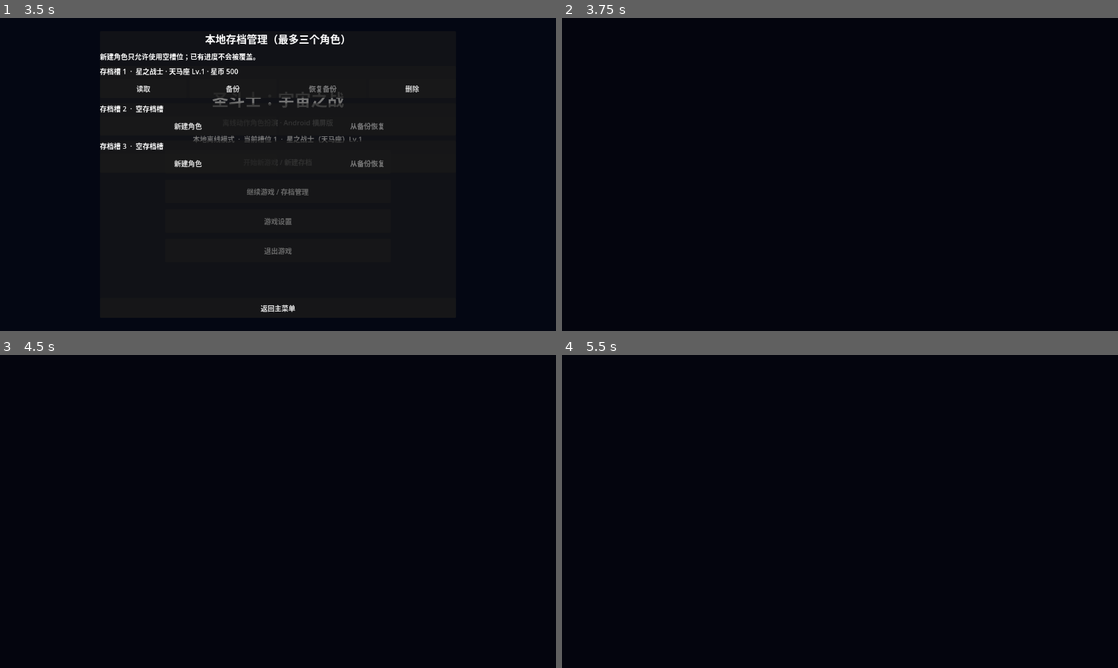
Above: before the commit, frames 1-4 (two rows, left to right).
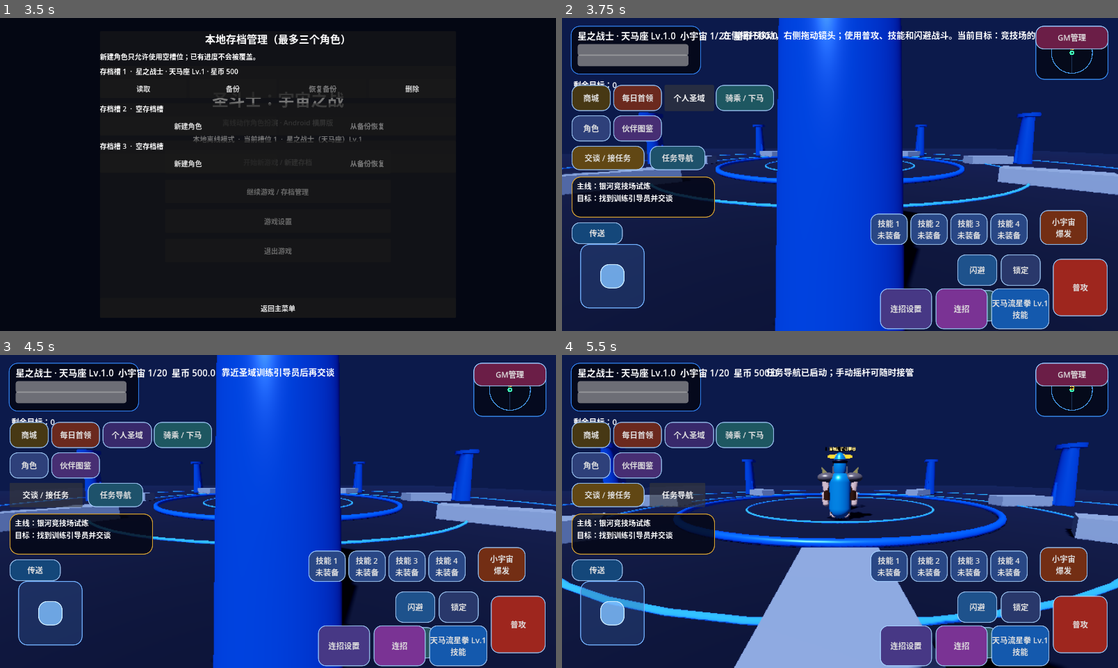
Above: after the commit, the same moments.

Repository: Qazwesrd/Saint-Seiya-Universe-War
Game: Godot game, scene res://scenes/main_menu.tscn
Same seed, same stepped clock (60 frames per second), same inputs: the game is played once before the commit and once after it.
Inputs (mouse positions are in pixels of both pictures, inside the frame that each line leads up to):
- Up to frame 1 (3.5 s): click "开始新游戏 / 新建存档" at 0.5 s; click "开始新游戏 / 新建存档" at 1.25 s; click "继续游戏 / 存档管理" at 2 s; click "游戏设置" at 2.75 s
- Up to frame 2 (3.75 s): click "读取" at 3.5 s
- Up to frame 3 (4.5 s): click (44, 495) at 4.25 s, where only the run after the commit has a clickable "交谈 / 接任务"
- Up to frame 4 (5.5 s): click (678, 495) at 5 s, where only the run after the commit has a clickable "任务导航"

Frame 1 is identical in both runs. In frame 2, 95% of the frame differs, in the area x 0-100%, y 0-100%; in frame 3, 95%; in frame 4, 95%.
Error before the commit: Parse Error: Could not preload resource script "res://scripts/enemy.gd". (res://scripts/game.gd:3)

Commit message:
Fix enemy visual script indentation

Diff:
--- a/game/scripts/enemy.gd
+++ b/game/scripts/enemy.gd
@@ -187,96 +187,96 @@
     add_child(telegraph_mesh)
 
 func _add_enemy_visual(mesh: Mesh, local_position: Vector3, local_scale: Vector3, color: Color, metallic: float) -> MeshInstance3D:
-	var part := MeshInstance3D.new()
-	part.mesh = mesh
-	part.position = local_position
-	part.scale = local_scale
-	var material := StandardMaterial3D.new()
-	material.albedo_color = color
-	material.metallic = clampf(metallic, 0.0, 1.0)
-	material.roughness = 0.24
-	material.emission_enabled = true
-	material.emission = color * 0.055
-	part.material_override = material
-	add_child(part)
-	return part
+    var part := MeshInstance3D.new()
+    part.mesh = mesh
+    part.position = local_position
+    part.scale = local_scale
+    var material := StandardMaterial3D.new()
+    material.albedo_color = color
+    material.metallic = clampf(metallic, 0.0, 1.0)
+    material.roughness = 0.24
+    material.emission_enabled = true
+    material.emission = color * 0.055
+    part.material_override = material
+    add_child(part)
+    return part
 
 func _build_enemy_armor_visuals(profile: Dictionary, radius: float, height: float) -> void:
-	var accent: Color = profile.get("accent", _base_color.lightened(0.3))
-	var secondary: Color = profile.get("secondary", _base_color.darkened(0.3))
-	var metallic := float(profile.get("metallic", 0.72))
-	var width := float(profile.get("shoulder_width", 1.0))
-	var helmet := SphereMesh.new()
-	helmet.radius = radius * 0.52
-	helmet.height = radius * 0.72
-	_add_enemy_visual(helmet, Vector3(0.0, height * 0.84, -radius * 0.08), Vector3(1.0, 0.82, 0.92), accent, metallic)
-	var waist := BoxMesh.new()
-	waist.size = Vector3(radius * 1.32, height * 0.12, radius * 0.68)
-	_add_enemy_visual(waist, Vector3(0.0, height * 0.39, -radius * 0.18), Vector3.ONE, secondary, metallic * 0.9)
-	var forearm := CylinderMesh.new()
-	forearm.top_radius = radius * 0.19
-	forearm.bottom_radius = radius * 0.25
-	forearm.height = height * 0.2
-	for side in [-1.0, 1.0]:
-		var guard := _add_enemy_visual(forearm, Vector3(side * radius * 0.72, height * 0.43, -radius * 0.42), Vector3.ONE, accent, metallic)
-		guard.rotation.z = side * 0.12
-		var greave := BoxMesh.new()
-		greave.size = Vector3(radius * 0.34, height * 0.22, radius * 0.48)
-		_add_enemy_visual(greave, Vector3(side * radius * 0.28, height * 0.15, -radius * 0.12), Vector3.ONE, secondary, metallic * 0.82)
-		var shoulder_scale := Vector3(width, 1.0, 1.0)
-		var shoulder_cap := SphereMesh.new()
-		shoulder_cap.radius = radius * 0.38
-		shoulder_cap.height = radius * 0.62
-		_add_enemy_visual(shoulder_cap, Vector3(side * radius * 0.82, height * 0.69, 0.0), shoulder_scale, accent, metallic)
-	var crest := str(profile.get("crest", "crest"))
-	var crest_mesh: Mesh
-	match crest:
-		"horn":
-			var horn := PrismMesh.new()
-			horn.size = Vector3(radius * 0.2, radius * 0.72, radius * 0.2)
-			crest_mesh = horn
-		"fin":
-			var fin := PrismMesh.new()
-			fin.size = Vector3(radius * 0.22, radius * 0.82, radius * 0.16)
-			crest_mesh = fin
-		"rune":
-			var rune := TorusMesh.new()
-			rune.inner_radius = radius * 0.12
-			rune.outer_radius = radius * 0.22
-			crest_mesh = rune
-		"halo":
-			var crest_halo := TorusMesh.new()
-			crest_halo.inner_radius = radius * 0.28
-			crest_halo.outer_radius = radius * 0.36
-			crest_mesh = crest_halo
-		"void":
-			var void_spike := PrismMesh.new()
-			void_spike.size = Vector3(radius * 0.34, radius * 0.9, radius * 0.3)
-			crest_mesh = void_spike
-		_:
-			var crest_plate := PrismMesh.new()
-			crest_plate.size = Vector3(radius * 0.48, radius * 0.56, radius * 0.18)
-			crest_mesh = crest_plate
-	var crest_node := _add_enemy_visual(crest_mesh, Vector3(0.0, height * 1.04, -radius * 0.05), Vector3.ONE, accent, metallic)
-	if crest in ["horn", "fin", "void"]:
-		crest_node.rotation.z = PI
-	elif crest == "rune":
-		crest_node.rotation.x = deg_to_rad(90.0)
-	if bool(profile.get("winged", false)):
-		var wing := PrismMesh.new()
-		wing.size = Vector3(radius * 0.72, height * 0.48, radius * 0.18)
-		for side in [-1.0, 1.0]:
-			var wing_node := _add_enemy_visual(wing, Vector3(side * radius * 0.88, height * 0.76, radius * 0.24), Vector3(1.0, 1.0, 0.62), accent, metallic)
-			wing_node.rotation.z = -side * 0.42
-	if bool(profile.get("halo", false)):
-		var halo_mesh := TorusMesh.new()
-		halo_mesh.inner_radius = radius * 0.72
-		halo_mesh.outer_radius = radius * 0.84
-		var halo_node := _add_enemy_visual(halo_mesh, Vector3(0.0, height * 1.12, 0.0), Vector3.ONE, accent, metallic)
-		halo_node.rotation.x = deg_to_rad(72.0)
-		var halo_material := halo_node.material_override as StandardMaterial3D
-		halo_material.emission = accent * float(profile.get("glow", 0.2))
-		halo_material.shading_mode = BaseMaterial3D.SHADING_MODE_UNSHADED
+    var accent: Color = profile.get("accent", _base_color.lightened(0.3))
+    var secondary: Color = profile.get("secondary", _base_color.darkened(0.3))
+    var metallic := float(profile.get("metallic", 0.72))
+    var width := float(profile.get("shoulder_width", 1.0))
+    var helmet := SphereMesh.new()
+    helmet.radius = radius * 0.52
+    helmet.height = radius * 0.72
+    _add_enemy_visual(helmet, Vector3(0.0, height * 0.84, -radius * 0.08), Vector3(1.0, 0.82, 0.92), accent, metallic)
+    var waist := BoxMesh.new()
+    waist.size = Vector3(radius * 1.32, height * 0.12, radius * 0.68)
+    _add_enemy_visual(waist, Vector3(0.0, height * 0.39, -radius * 0.18), Vector3.ONE, secondary, metallic * 0.9)
+    var forearm := CylinderMesh.new()
+    forearm.top_radius = radius * 0.19
+    forearm.bottom_radius = radius * 0.25
+    forearm.height = height * 0.2
+    for side in [-1.0, 1.0]:
+        var guard := _add_enemy_visual(forearm, Vector3(side * radius * 0.72, height * 0.43, -radius * 0.42), Vector3.ONE, accent, metallic)
+        guard.rotation.z = side * 0.12
+        var greave := BoxMesh.new()
+        greave.size = Vector3(radius * 0.34, height * 0.22, radius * 0.48)
+        _add_enemy_visual(greave, Vector3(side * radius * 0.28, height * 0.15, -radius * 0.12), Vector3.ONE, secondary, metallic * 0.82)
+        var shoulder_scale := Vector3(width, 1.0, 1.0)
+        var shoulder_cap := SphereMesh.new()
+        shoulder_cap.radius = radius * 0.38
+        shoulder_cap.height = radius * 0.62
+        _add_enemy_visual(shoulder_cap, Vector3(side * radius * 0.82, height * 0.69, 0.0), shoulder_scale, accent, metallic)
+    var crest := str(profile.get("crest", "crest"))
+    var crest_mesh: Mesh
+    match crest:
+        "horn":
+            var horn := PrismMesh.new()
+            horn.size = Vector3(radius * 0.2, radius * 0.72, radius * 0.2)
+            crest_mesh = horn
+        "fin":
+            var fin := PrismMesh.new()
+            fin.size = Vector3(radius * 0.22, radius * 0.82, radius * 0.16)
+            crest_mesh = fin
+        "rune":
+            var rune := TorusMesh.new()
+            rune.inner_radius = radius * 0.12
+            rune.outer_radius = radius * 0.22
+            crest_mesh = rune
+        "halo":
+            var crest_halo := TorusMesh.new()
+            crest_halo.inner_radius = radius * 0.28
+            crest_halo.outer_radius = radius * 0.36
+            crest_mesh = crest_halo
+        "void":
+            var void_spike := PrismMesh.new()
+            void_spike.size = Vector3(radius * 0.34, radius * 0.9, radius * 0.3)
+            crest_mesh = void_spike
+        _:
+            var crest_plate := PrismMesh.new()
+            crest_plate.size = Vector3(radius * 0.48, radius * 0.56, radius * 0.18)
+            crest_mesh = crest_plate
+    var crest_node := _add_enemy_visual(crest_mesh, Vector3(0.0, height * 1.04, -radius * 0.05), Vector3.ONE, accent, metallic)
+    if crest in ["horn", "fin", "void"]:
+        crest_node.rotation.z = PI
+    elif crest == "rune":
+        crest_node.rotation.x = deg_to_rad(90.0)
+    if bool(profile.get("winged", false)):
+        var wing := PrismMesh.new()
+        wing.size = Vector3(radius * 0.72, height * 0.48, radius * 0.18)
+        for side in [-1.0, 1.0]:
+            var wing_node := _add_enemy_visual(wing, Vector3(side * radius * 0.88, height * 0.76, radius * 0.24), Vector3(1.0, 1.0, 0.62), accent, metallic)
+            wing_node.rotation.z = -side * 0.42
+    if bool(profile.get("halo", false)):
+        var halo_mesh := TorusMesh.new()
+        halo_mesh.inner_radius = radius * 0.72
+        halo_mesh.outer_radius = radius * 0.84
+        var halo_node := _add_enemy_visual(halo_mesh, Vector3(0.0, height * 1.12, 0.0), Vector3.ONE, accent, metallic)
+        halo_node.rotation.x = deg_to_rad(72.0)
+        var halo_material := halo_node.material_override as StandardMaterial3D
+        halo_material.emission = accent * float(profile.get("glow", 0.2))
+        halo_material.shading_mode = BaseMaterial3D.SHADING_MODE_UNSHADED
 
 func is_targetable() -> bool:
     return state != BrainState.DEAD and health > 0.0 and is_inside_tree()
